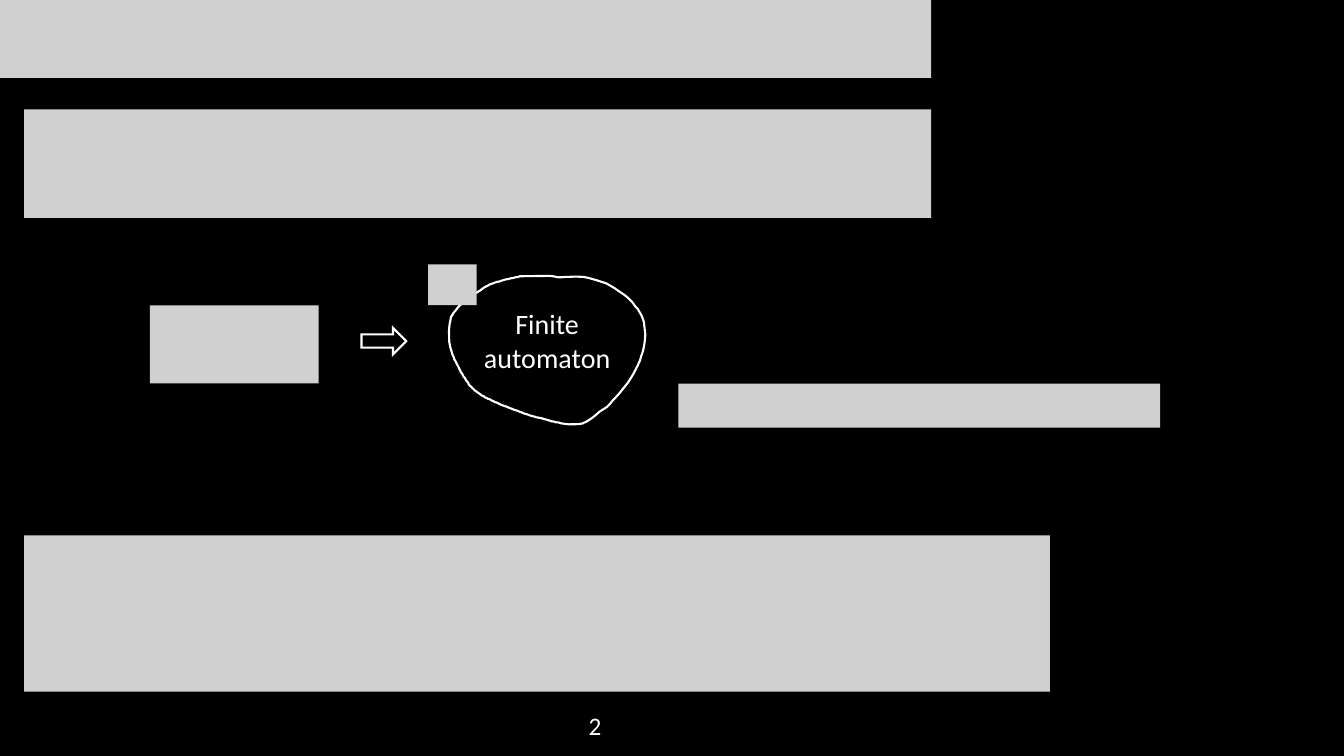
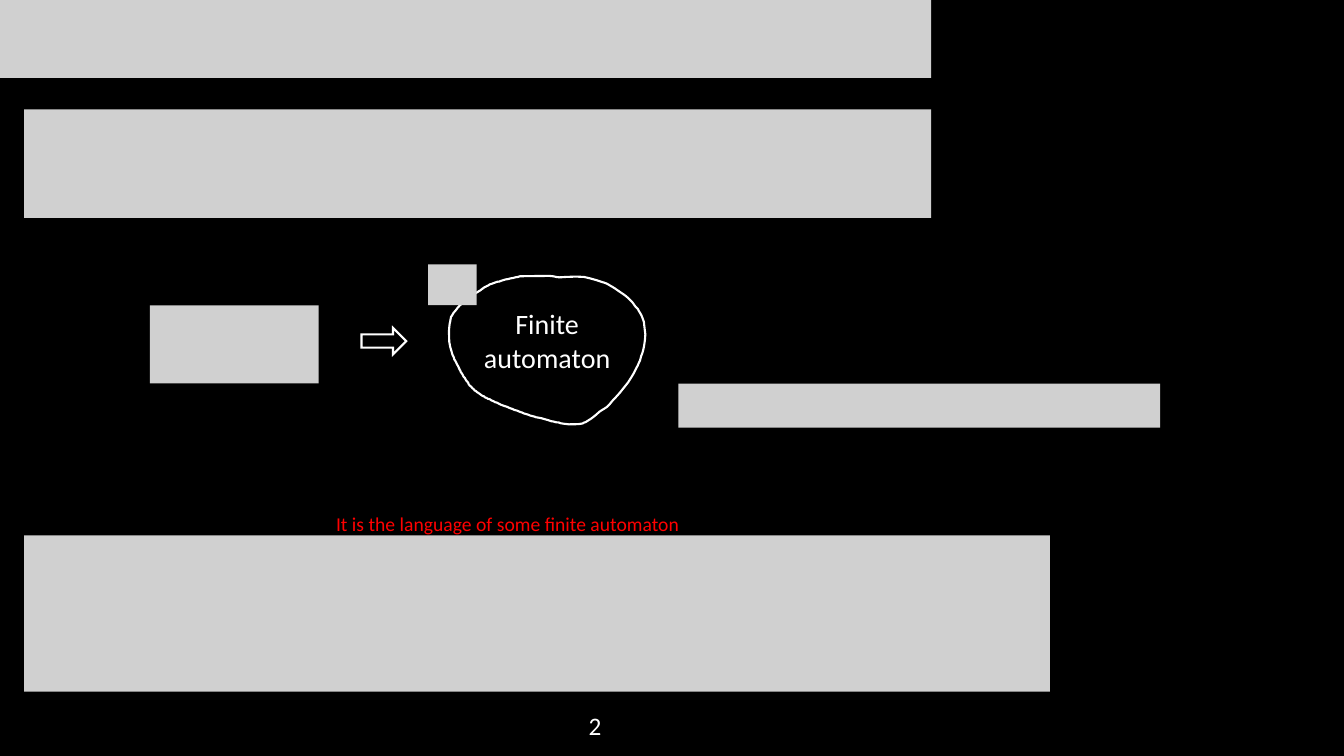
Before and after one commit to Angold-4/AngoCS, a slide deck: slide 2 of MIT 6.840/lectures/lecture03/MIT18_404f20_lec3.pptx. Drawn at 1344x756 pixels with LibreOffice and Linux fonts; fonts in the diff are those of the drawing; grey boxes stand for pictures. Boxes give left, top, right and bottom in pixels: in the first picture for what was removed or moved away, otherwise in the second. Text is boxed around its words. In the diff, an @@ line names an element or a change of style, - is before the commit and + after.

```diff
--- a/MIT 6.840/lectures/lecture03/MIT18_404f20_lec3.pptx
+++ b/MIT 6.840/lectures/lecture03/MIT18_404f20_lec3.pptx
@@ text added at (336, 517, 678, 536), 14 pt, text #FF0000 @@
+It is the language of some finite automaton
```
Also in this commit, not shown: 8 other slides changed, 5 slides added, 12 other files.
